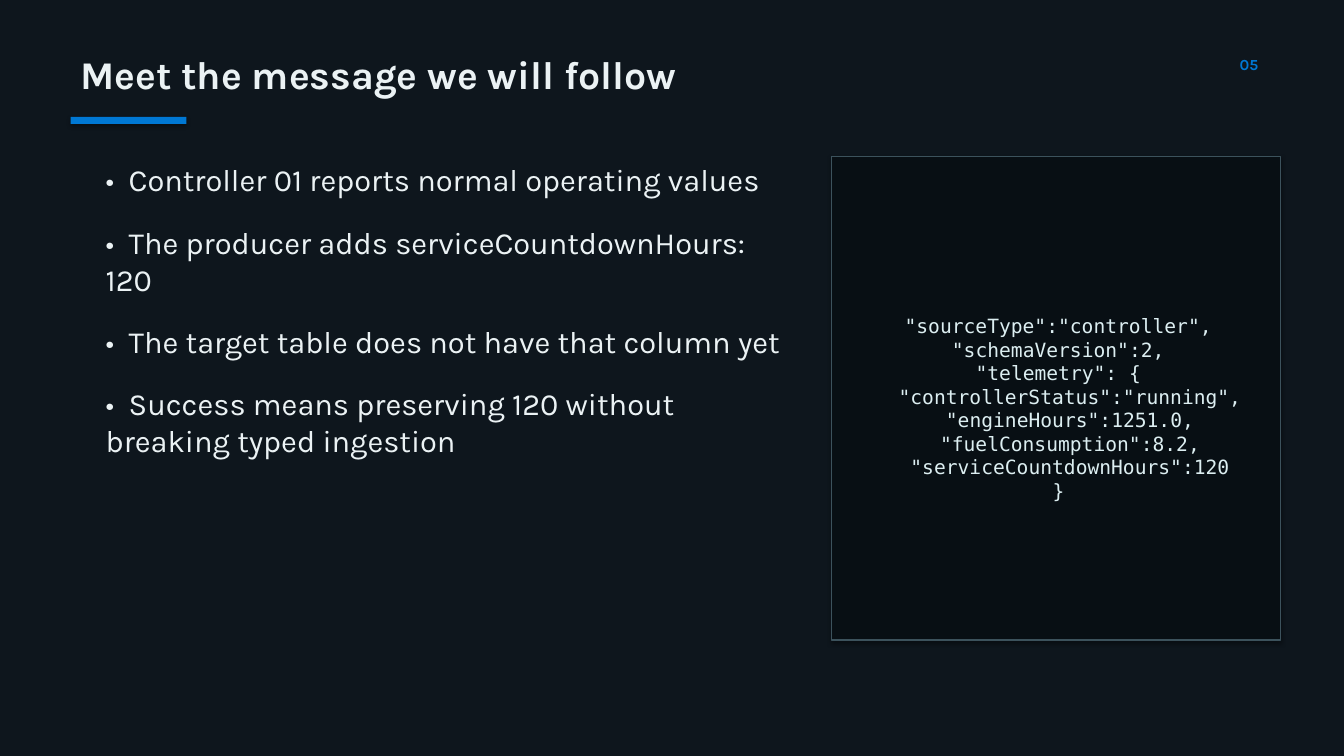
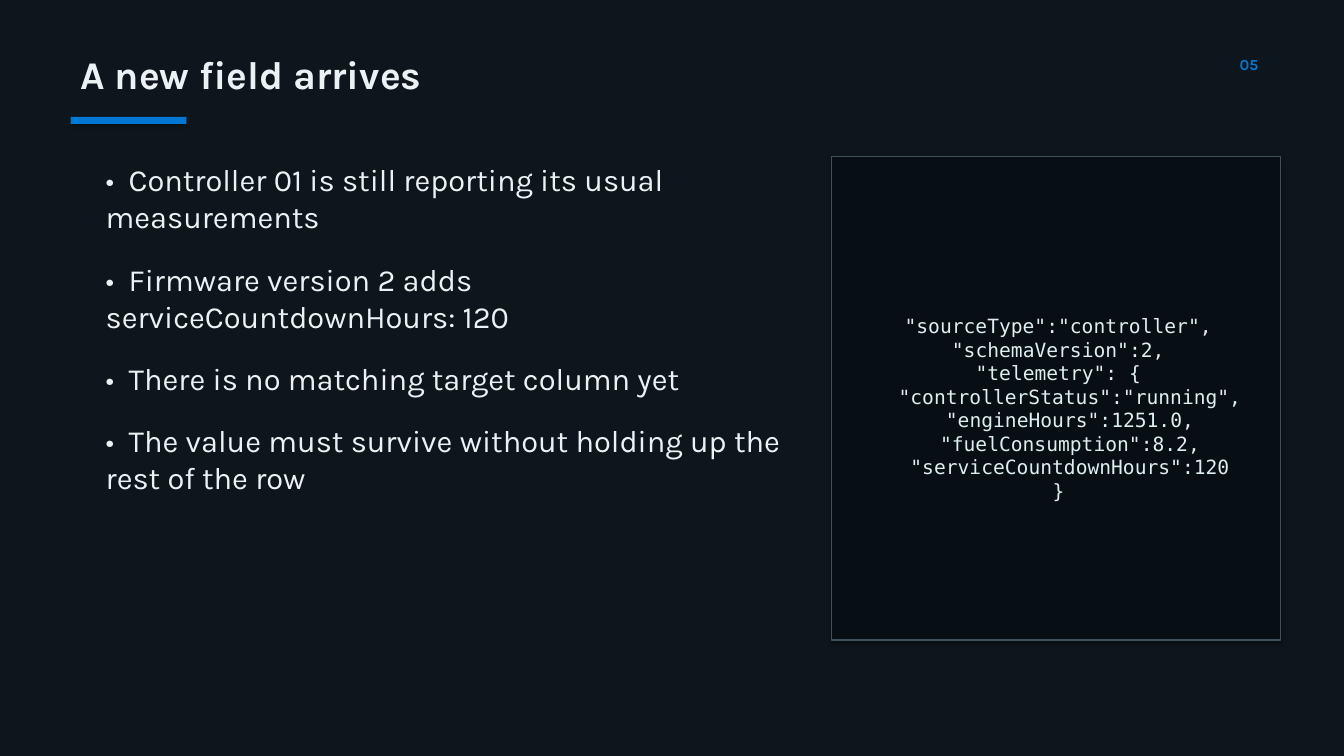
Before and after one commit to MatthieuLefebvre/eventhouse-schema-drift-reference, a slide deck: slide 5 of presentation/eventhouse-schema-drift-reference.pptx. Drawn at 1344x756 pixels with LibreOffice and Linux fonts; fonts in the diff are those of the drawing. Boxes give left, top, right and bottom in pixels: in the first picture for what was removed or moved away, otherwise in the second. Text is boxed around its words. In the diff, an @@ line names an element or a change of style, - is before the commit and + after.

```diff
--- a/presentation/eventhouse-schema-drift-reference.pptx
+++ b/presentation/eventhouse-schema-drift-reference.pptx
@@ text at (x1=80, y1=61, x2=421, y2=90): text changed @@
-Meet the message we will follow
+A new field arrives
@@ text at (x1=106, y1=170, x2=780, y2=490): text changed @@
-• Controller 01 reports normal operating values
-• The producer adds serviceCountdownHours: 120
-• The target table does not have that column yet
-• Success means preserving 120 without breaking typed ingestion
+• Controller 01 is still reporting its usual measurements
+• Firmware version 2 adds serviceCountdownHours: 120
+• There is no matching target column yet
+• The value must survive without holding up the rest of the row
```
Also in this commit, not shown: 15 other slides changed, 3 other files.
